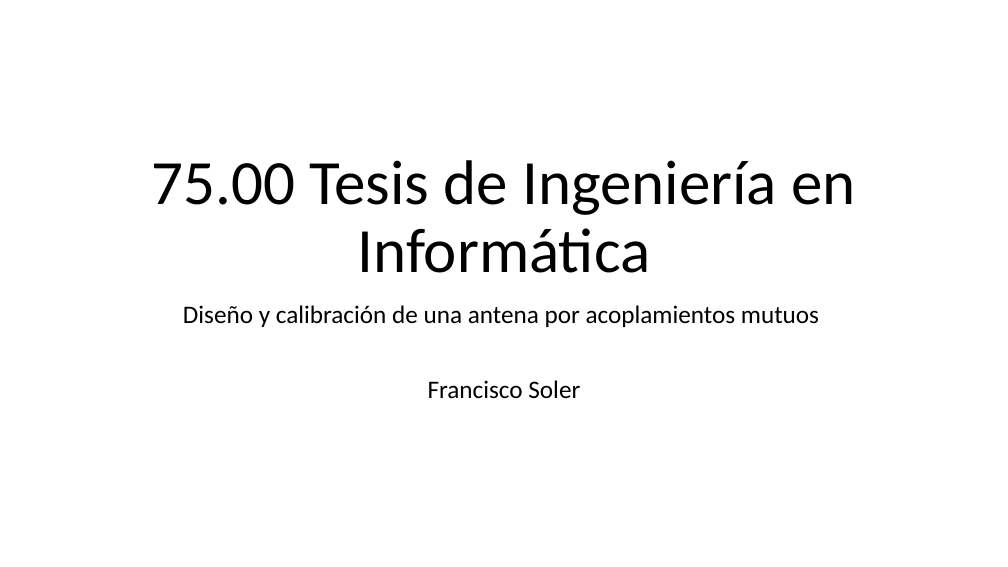
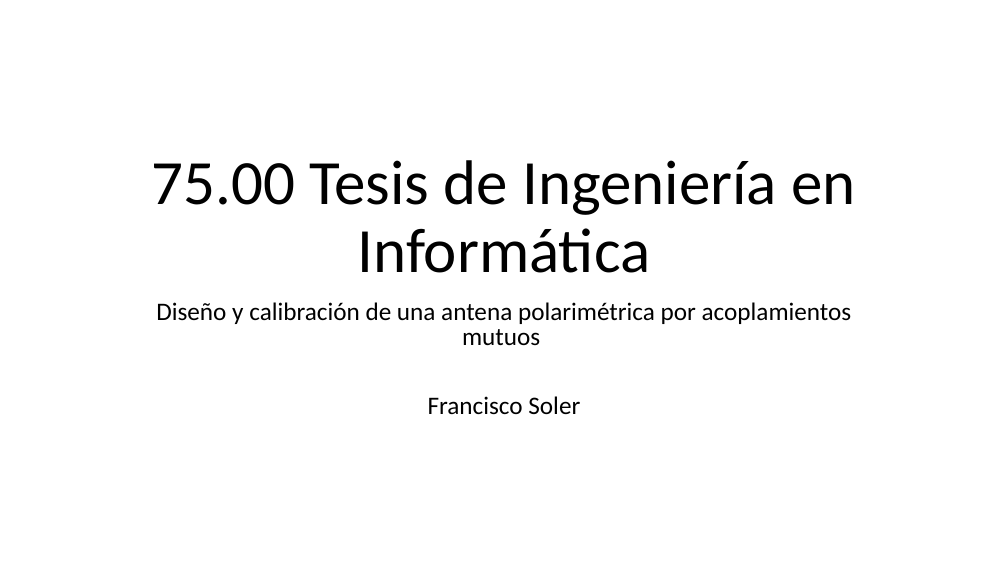
Before and after one commit to franciscoSoler/Polarimetric-Antenna-Calibrator, a slide deck: slide 1 of written/presentation/tesisInformatica.pptm. Drawn at 1008x567 pixels with LibreOffice and Linux fonts; fonts in the diff are those of the drawing. Boxes give left, top, right and bottom in pixels: in the first picture for what was removed or moved away, otherwise in the second. Text is boxed around its words. In the diff, an @@ line names an element or a change of style, - is before the commit and + after.

```diff
--- a/written/presentation/tesisInformatica.pptm
+++ b/written/presentation/tesisInformatica.pptm
@@ subtitle at <box>156,302,852,346</box>: text changed @@
-Diseño y calibración de una antena por acoplamientos mutuos
+Diseño y calibración de una antena polarimétrica por acoplamientos mutuos
@@ subtitle at <box>428,396,580,415</box>: line spacing 0.9 to 0.8 @@
```
Also in this commit, not shown: 10 other slides changed, 6 slides added, 3 other files.
